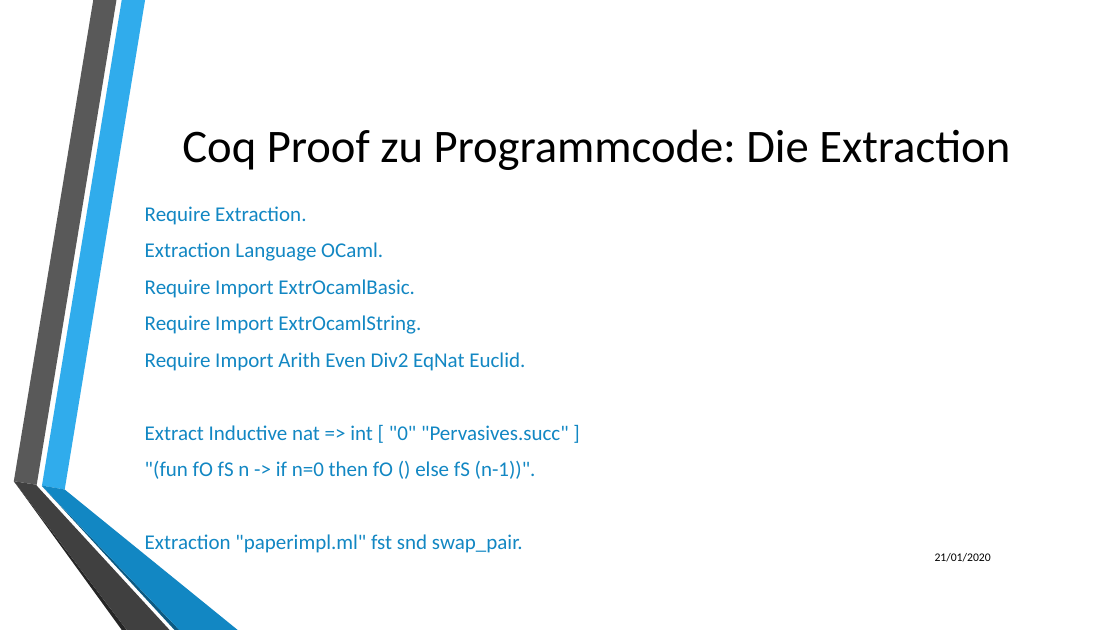
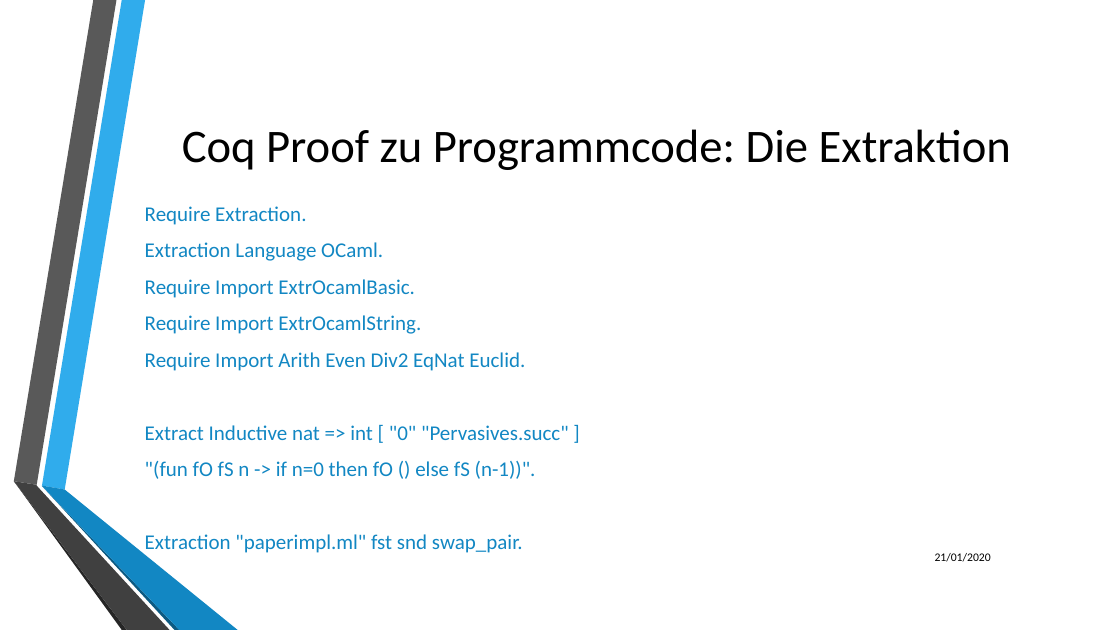
Before and after one commit to LukasKiederle/seminar-coq, a slide deck: slide 23 of final-presentation.pptx. Drawn at 1120x630 pixels with LibreOffice and Linux fonts; fonts in the diff are those of the drawing; background and template pictures are left out. Boxes give left, top, right and bottom in pixels: in the first picture for what was removed or moved away, otherwise in the second. Text is boxed around its words. In the diff, an @@ line names an element or a change of style, - is before the commit and + after.

```diff
--- a/final-presentation.pptx
+++ b/final-presentation.pptx
@@ title at (182,129,1011,170): text changed @@
-Coq Proof zu Programmcode: Die Extraction
+Coq Proof zu Programmcode: Die Extraktion
```
Also in this commit, not shown: 11 other slides changed.
